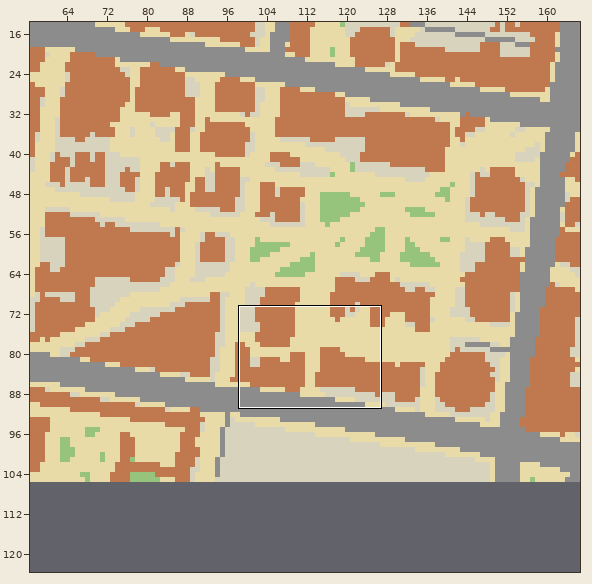
Two versions of a level (Tiled map (JSON), tools/geo/out/upenn_core.tmj). The first picture is a wide view before the edit; the outline marks the close-up.
Close-up. Before the commit:
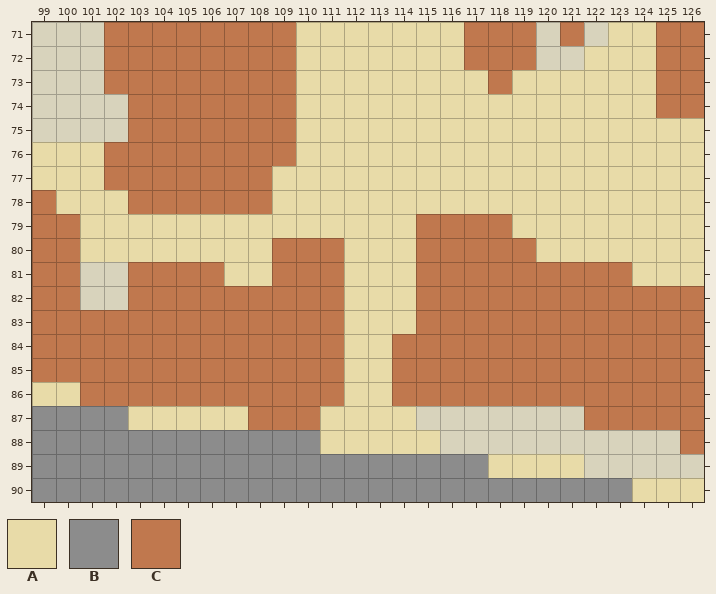
Cells are 16x16 px. Shown: x 99..126, y 71..90. The commit also changed other parts of the map, which this record leaves out. The old version is drawn lined up with the new one.
Key: from "campus": A 3, B 4, C 5.
_ is an empty cell, # one hidden under a higher layer.
Layers that did not change in this view are not listed.
Layer "paths" before, first column x 99:
71 ___________AAAAAAA______AA#_
72 ___________AAAAAAA#____AAA#_
73 ___________AAAAAAAA#AAAAAA#_
74 ___________AAAAAAAAAAAAAAA##
75 ___________AAAAAAAAAAAAAAAAA
76 AAA#______#AAAAAAAAAAAAAAAAA
77 AAA##_____AAAAAAAAAAAAAAAAAA
78 #AAA###__#AAAAAAAAAAAAAAAAAA
79 __AAAAAAAAAAAAAA####AAAAAAAA
80 __AAAAAAAA###AAA#___#AAAAAAA
81 _____###AA#__AAA#_______#AAA
82 _____________AAA#________###
83 _____________AAA_________###
84 _____________AA#____________
85 _____________AA#____________
86 AA__________#AA#____________
87 ####AAAAA#__AAAA____________
88 ############AAAAA___________
89 ###################AAAA_____
90 #_______#################AAA
Layer "roads" before, first column x 99:
81 ____________________________
82 ____________________________
83 ____________________________
84 ____________________________
85 ____________________________
86 ____________________________
87 BBBB________________________
88 BBBBBBBBBBBB________________
89 BBBBBBBBBBBBBBBBBBB_________
90 BBBBBBBBBBBBBBBBBBBBBBBBB___
Layer "buildings" before, first column x 99:
71 ___CCCCCCCC_______CCC_C___CC
72 ___CCCCCCCC_______CCC_____CC
73 ___CCCCCCCC________C______CC
74 ____CCCCCCC_______________CC
75 ____CCCCCCC_________________
76 ___CCCCCCCC_________________
77 ___CCCCCCC__________________
78 C___CCCCCC__________________
79 CC______________CCCC________
80 CC________CCC___CCCCC_______
81 CC__CCCC__CCC___CCCCCCCCC___
82 CC__CCCCCCCCC___CCCCCCCCCCCC
83 CCCCCCCCCCCCC___CCCCCCCCCCCC
84 CCCCCCCCCCCCC__CCCCCCCCCCCCC
85 CCCCCCCCCCCCC__CCCCCCCCCCCCC
86 __CCCCCCCCCCC__CCCCCCCCCCCCC
87 _________CCC___________CCCCC
88 ___________________________C
89 ____________________________
90 ____________________________
Once edited:
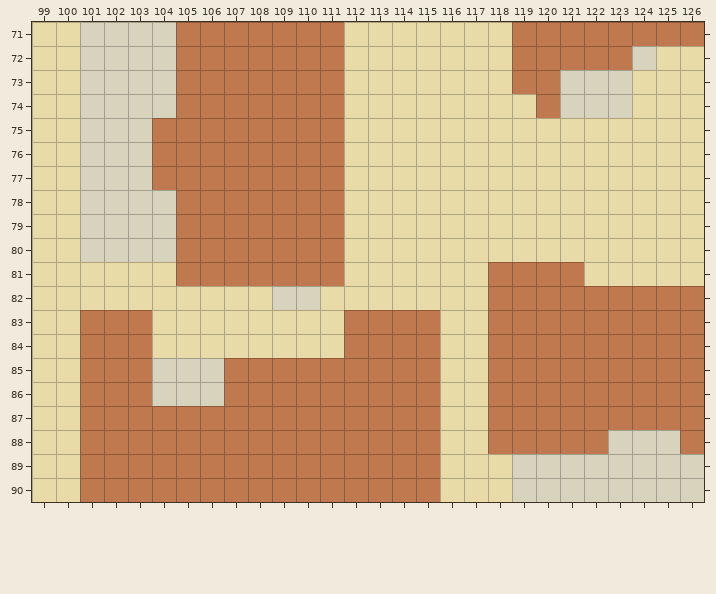
Diff:
map size 162x101 -> 175x124 cells (old content now starts at 7,5; both pictures use the new coordinates)
Layer "paths":
y 71: x 99..100 __ -> AA; x 117..118 __ -> AA; x 123..124 AA -> __
y 72: x 99..100 __ -> AA; x 110..111 AA -> __; x 118 _ -> A; x 122..124 AAA -> ___; x 126 _ -> A
y 73: x 99..100 __ -> AA; x 110..111 AA -> __; x 119..123 AAAAA -> _____; x 126 _ -> A
y 74: x 99..100 __ -> AA; x 110..111 AA -> __; x 120..123 AAAA -> ____
y 75: x 99..100 __ -> AA; x 110..111 AA -> __
y 76: x 101..102 A# -> __; x 110..111 AA -> __
y 77: x 101..103 A## -> ___; x 109..111 AAA -> ___
y 78: x 101..104 AA## -> ____; x 109..111 AAA -> ___
y 79: x 99..111 __AAAAAAAAAAA -> AA___________
y 80: x 99..108 __AAAAAAAA -> AA________; x 116..118 ___ -> AAA
y 81: x 99..103 _____ -> AAAAA; x 107..108 AA -> __; x 116..117 __ -> AA; x 122 _ -> A
y 82: x 99..108 __________ -> AAAAAAAAAA; x 111 _ -> A; x 116..117 __ -> AA
y 83..84: x 99..100 __ -> AA; x 104..111 ________ -> AAAAAAAA; x 116..117 __ -> AA
y 85: x 99..100 __ -> AA; x 113 A -> _; x 116..117 __ -> AA
y 86: x 112..113 AA -> __; x 116..117 __ -> AA
y 87: x 103..107 AAAAA -> _____; x 111..114 AAAA -> ____; x 116..117 __ -> AA
y 88: x 111..117 AAAAA__ -> _____AA
y 89: x 119..121 AAA -> ___
y 90: x 100 _ -> A; x 119..126 #####AAA -> ________
Layer "roads":
y 87: x 99..102 BBBB -> ____
y 88: x 99..110 BBBBBBBBBBBB -> ____________
y 89: x 99..117 BBBBBBBBBBBBBBBBBBB -> ___________________
y 90: x 99..123 BBBBBBBBBBBBBBBBBBBBBBBBB -> _________________________
Layer "buildings":
y 71: x 102..104 CCC -> ___; x 110..111 __ -> CC; x 117..118 CC -> __; x 120 _ -> C; x 122..124 ___ -> CCC
y 72: x 102..104 CCC -> ___; x 110..111 __ -> CC; x 117..118 CC -> __; x 120..123 ____ -> CCCC; x 125..126 CC -> __
y 73: x 102..104 CCC -> ___; x 110..111 __ -> CC; x 118..120 C__ -> _CC; x 125..126 CC -> __
y 74: x 103..104 CC -> __; x 110..111 __ -> CC; x 120 _ -> C; x 125..126 CC -> __
y 75: x 103 C -> _; x 110..111 __ -> CC
y 76: x 102..103 CC -> __; x 110..111 __ -> CC
y 77: x 102..103 CC -> __; x 109..111 ___ -> CCC
y 78: x 99 C -> _; x 103..104 CC -> __; x 109..111 ___ -> CCC
y 79: x 99..100 CC -> __; x 105..111 _______ -> CCCCCCC; x 115..118 CCCC -> ____
y 80: x 99..100 CC -> __; x 105..108 ____ -> CCCC; x 115..119 CCCCC -> _____
y 81: x 99..100 CC -> __; x 103..104 CC -> __; x 107..108 __ -> CC; x 115..117 CCC -> ___; x 122..123 CC -> __
y 82: x 99..100 CC -> __; x 103..111 CCCCCCCCC -> _________; x 115..117 CCC -> ___
y 83: x 99..100 CC -> __; x 104..114 CCCCCCCC___ -> ________CCC; x 116..117 CC -> __
y 84: x 99..100 CC -> __; x 104..113 CCCCCCCC__ -> ________CC; x 116..117 CC -> __
y 85: x 99..100 CC -> __; x 104..106 CCC -> ___; x 112..113 __ -> CC; x 116..117 CC -> __
y 86: x 104..106 CCC -> ___; x 112..113 __ -> CC; x 116..117 CC -> __
y 87: x 101..107 _______ -> CCCCCCC; x 111..115 _____ -> CCCCC; x 118..121 ____ -> CCCC
y 88: x 101..115 _______________ -> CCCCCCCCCCCCCCC; x 118..122 _____ -> CCCCC
y 89..90: x 101..115 _______________ -> CCCCCCCCCCCCCCC
Where, in picture pixels (left, top, right, bottom), the same in both close-ups:
changed: (32, 22, 704, 502)
